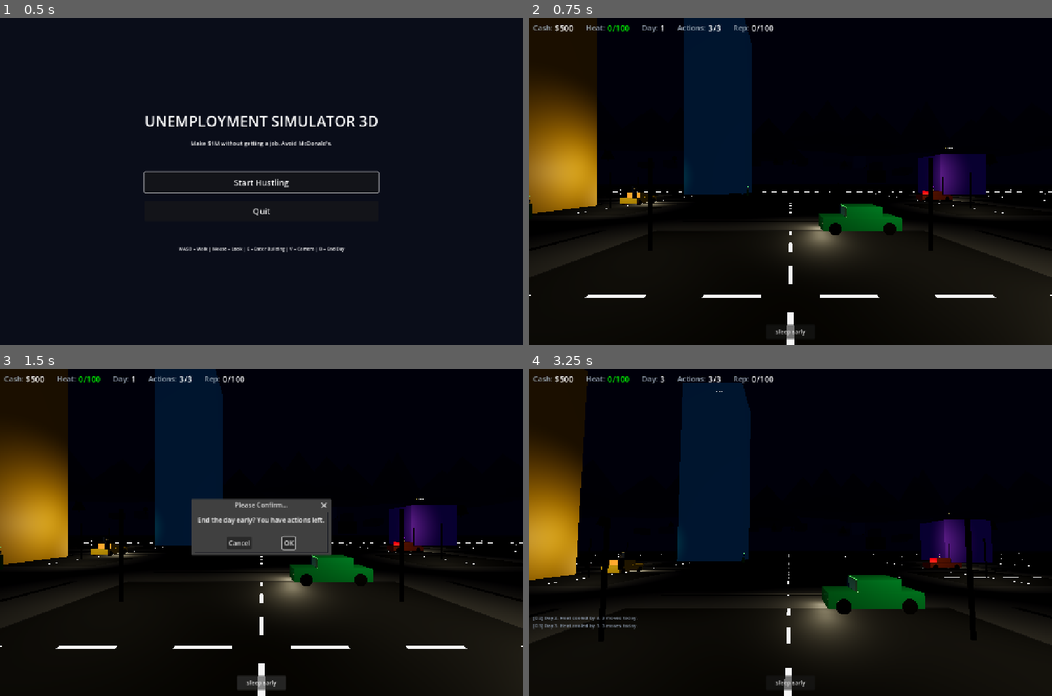
Above: before the commit, frames 1-4 (two rows, left to right).
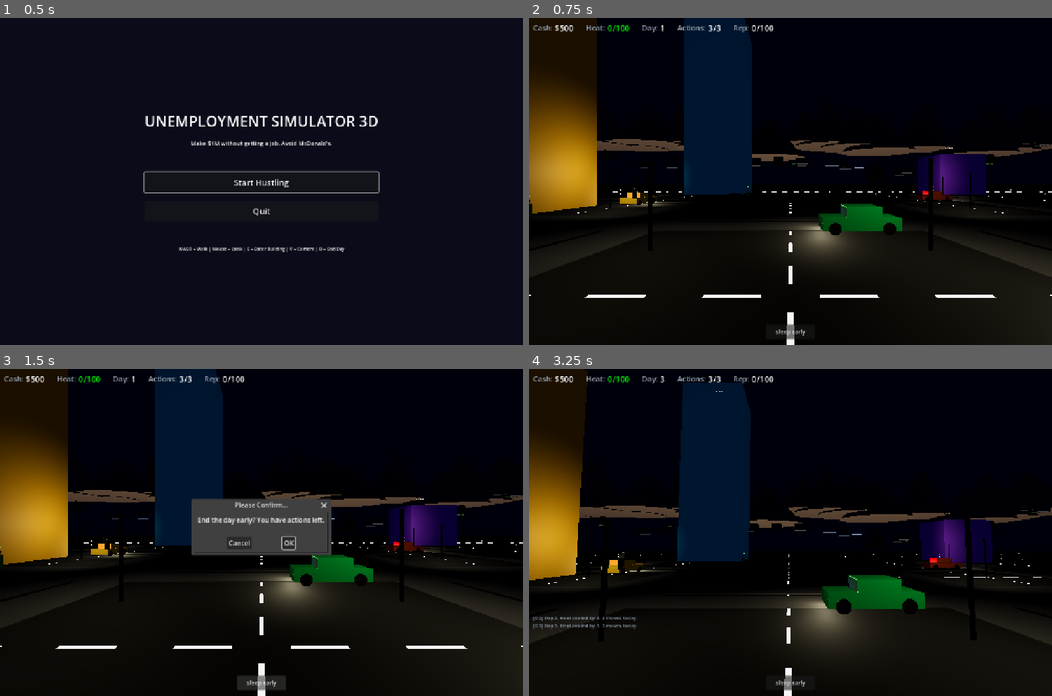
Above: after the commit, the same moments.

Repository: buttergolemcode/unemploymentsimulator
Game: Godot game, scene res://scenes/MainMenu.tscn
Two runs of this game, one before a commit and one after it. Both use one fixed random seed, a clock stepped at 60 frames per second and the inputs below.
Inputs (mouse positions are in pixels of both pictures, inside the frame that each line leads up to):
- Up to frame 1 (0.5 s): no input
- Up to frame 2 (0.75 s): click "Start Hustling" at 0.5 s
- Up to frame 3 (1.5 s): click "Sleep Early" at 1.25 s
- Up to frame 4 (3.25 s): click "OK" at 2 s; tap Enter at 2.75 s; move the mouse to (816, 532) at 2.77 s; hold W from 2.78 s (still down); tap V at 2.85 s; click (816, 532) at 2.92 s; tap Space at 3.02 s

Frame 1 is identical in both runs. In frame 2, 1.6% of the frame differs, in the area x 13-100%, y 37-49%; in frame 3, 1.3%; in frame 4, 1.7%, in the area x 9-100%, y 41-53%.

Commit message:
Fix: start at day, add player 3rd-person mesh, fix car movement bug
1. GameScene.gd: Initialize elapsed_time = 360.0 (was 0.0)
   - t = 360/720 = 0.5 = noon (sun at zenith, 'day' phase in _get_day_phase)
   - Day/night cycle continues normally from there.

2. PlayerController.gd: Add visible player mesh + lower 3rd-person camera
   - New _build_mesh() builds body (capsule), head (sphere), and hat (cylinder).
   - Mesh is child of Player CharacterBody3D, so it inherits 'visible' flag
     (invisible in first-person and in-vehicle, visible in third-person).
   - Lower 3rd-person camera: h=4.0 -> 2.5, dist=6.0 -> 5.0, look_at y=1.2 -> 1.4
     Gives a flatter, more natural over-the-shoulder view.

3. Vehicle.gd: Remove * delta from velocity calculation
   - Bug: velocity was (-sin(yaw)*speed*delta, 0, -cos(yaw)*speed*delta)
   - In Godot 4, CharacterBody3D.move_and_slide() already multiplies velocity
     by delta internally. Multiplying again made velocity delta^2 too small
     (60x slower than intended at 60 FPS).
   - Cars appeared to 'spin on the spot' because rotation.y was set directly
     (worked normally) but actual movement was negligible.
   - Fixed: velocity = Vector3(-sin(yaw) * speed, 0, -cos(yaw) * speed)

Diff:
--- a/godot/scripts/GameScene.gd
+++ b/godot/scripts/GameScene.gd
@@ -4,7 +4,7 @@
 @onready var directional_light: DirectionalLight3D = $DirectionalLight3D
 @onready var world_env: WorldEnvironment = $WorldEnvironment
 
-var elapsed_time: float = 0.0
+var elapsed_time: float = 360.0  # Start at noon (t=0.5)
 const CYCLE_SECONDS: float = 720.0  # 12 min = 24h
 
 var building_panel: Control
--- a/godot/scripts/PlayerController.gd
+++ b/godot/scripts/PlayerController.gd
@@ -15,6 +15,7 @@
 
 func _ready():
 	add_to_group("player")
+	_build_mesh()
 	Input.mouse_mode = Input.MOUSE_MODE_CAPTURED
 
 func _unhandled_input(event):
@@ -92,10 +93,10 @@
 		camera.position = Vector3(0, 1.6, 0)
 		camera.fov = 70
 	else:
-		var dist = 6.0
-		var h = 4.0
+		var dist = 5.0
+		var h = 2.5
 		camera.global_position = global_position + Vector3(sin(yaw) * dist, h, cos(yaw) * dist)
-		camera.look_at(global_position + Vector3(0, 1.2, 0))
+		camera.look_at(global_position + Vector3(0, 1.4, 0))
 		camera.fov = 60
 
 	_check_nearby()
@@ -168,3 +169,51 @@
 				visible = false
 				GameManager.log_message.emit("Entered vehicle. WASD to drive, Space to brake, F to exit.", "info")
 				return
+
+# ============================================================
+# Player visual model (visible only in third-person mode)
+# ============================================================
+func _build_mesh():
+	var mesh_node = Node3D.new()
+	mesh_node.name = "PlayerMesh"
+	add_child(mesh_node)
+
+	# Body (capsule)
+	var body = MeshInstance3D.new()
+	var body_m = CapsuleMesh.new()
+	body_m.radius = 0.35
+	body_m.height = 1.4
+	body.mesh = body_m
+	body.position = Vector3(0, 0.7, 0)
+	var body_mat = StandardMaterial3D.new()
+	body_mat.albedo_color = Color(0.12, 0.23, 0.54)  # dark blue
+	body_mat.roughness = 0.7
+	body.material_override = body_mat
+	mesh_node.add_child(body)
+
+	# Head (sphere)
+	var head = MeshInstance3D.new()
+	var head_m = SphereMesh.new()
+	head_m.radius = 0.18
+	head_m.height = 0.36
+	head.mesh = head_m
+	head.position = Vector3(0, 1.6, 0)
+	var head_mat = StandardMaterial3D.new()
+	head_mat.albedo_color = Color(0.96, 0.85, 0.7)  # warm skin tone
+	head_mat.roughness = 0.6
+	head.material_override = head_mat
+	mesh_node.add_child(head)
+
+	# Simple hat (cylinder) for visibility from behind
+	var hat = MeshInstance3D.new()
+	var hat_m = CylinderMesh.new()
+	hat_m.top_radius = 0.2
+	hat_m.bottom_radius = 0.2
+	hat_m.height = 0.12
+	hat.mesh = hat_m
+	hat.position = Vector3(0, 1.78, 0)
+	var hat_mat = StandardMaterial3D.new()
+	hat_mat.albedo_color = Color(0.08, 0.08, 0.1)  # black beanie
+	hat_mat.roughness = 0.85
+	hat.material_override = hat_mat
+	mesh_node.add_child(hat)
--- a/godot/scripts/Vehicle.gd
+++ b/godot/scripts/Vehicle.gd
@@ -139,10 +139,9 @@
 
 	rotation.y = yaw + PI
 
-	var dx = -sin(yaw) * speed * delta
-	var dz = -cos(yaw) * speed * delta
+	# NOTE: do NOT multiply by delta — move_and_slide() does that internally in Godot 4
+	velocity = Vector3(-sin(yaw) * speed, 0, -cos(yaw) * speed)
 
-	velocity = Vector3(dx, 0, dz)
 	move_and_slide()
 
 	var player = get_tree().get_first_node_in_group("player")
